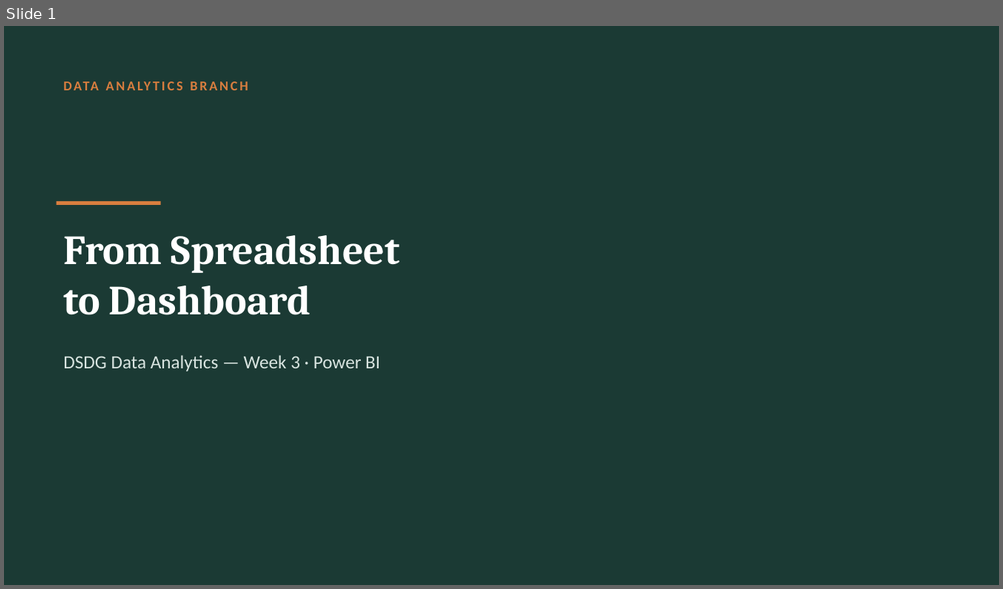
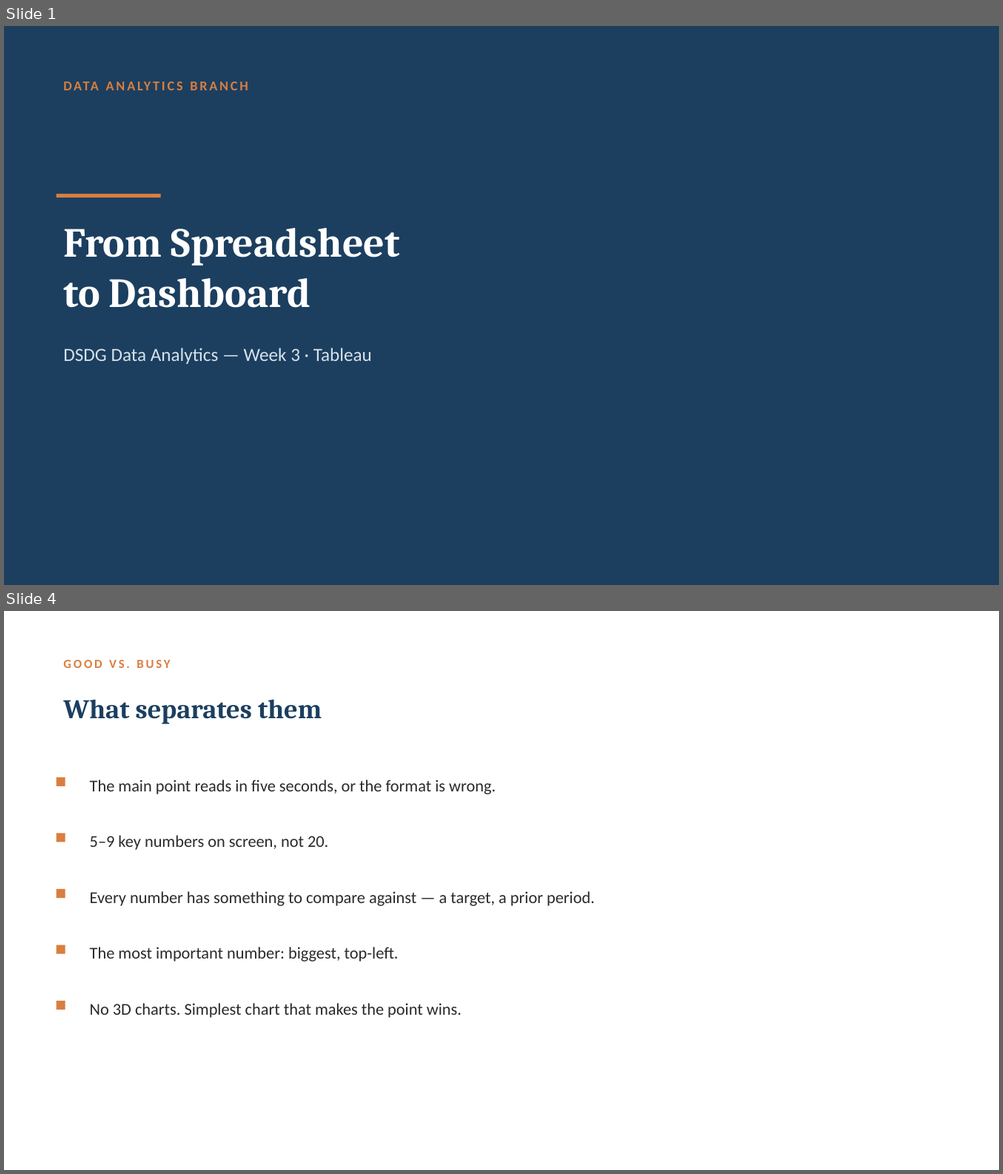
Before and after one commit to Zahi-Rahman/DSDG-Data-Analytics-Branch, a slide deck: week-03-tableau/slides/week-03-slides.pptx. Shown one above the other, each under a label of ours: slide 1 before the commit, slides 1 and 4 after it; the slides between them are not shown. The pictures are 1003x589 and 1003x1174 pixels, drawn with LibreOffice and Linux fonts; fonts in the diff are those of the drawing. Boxes give left, top, right and bottom in pixels: in the first picture for what was removed or moved away, otherwise in the second. Text is boxed around its words. In the diff, an @@ line names an element or a change of style, - is before the commit and + after.

Commit message:
Migrate Week 3 from Power BI to Tableau, add dashboard design section and cheat sheet

```diff
--- a/week-03-tableau/slides/week-03-slides.pptx
+++ b/week-03-tableau/slides/week-03-slides.pptx
@@ slide 4 added at (4, 611, 999, 1170), background #FFFFFF @@
@@ text added at (63, 660, 170, 668), 12 pt, text #D97E3F, bold @@
+GOOD VS. BUSY
@@ text added at (63, 699, 321, 724), 26 pt, text #1C3F60, bold @@
+What separates them
@@ rectangle added at (57, 777, 65, 786), fill #D97E3F @@
@@ text added at (90, 780, 495, 795), 16 pt, text #2A2A2A @@
+The main point reads in five seconds, or the format is wrong.
@@ rectangle added at (57, 833, 65, 843), fill #D97E3F @@
@@ text added at (90, 835, 328, 850), 16 pt, text #2A2A2A @@
+5–9 key numbers on screen, not 20.
@@ rectangle added at (57, 889, 65, 898), fill #D97E3F @@
@@ text added at (90, 891, 595, 906), 16 pt, text #2A2A2A @@
+Every number has something to compare against — a target, a prior period.
@@ rectangle added at (57, 945, 65, 954), fill #D97E3F @@
@@ text added at (90, 947, 398, 962), 16 pt, text #2A2A2A @@
+The most important number: biggest, top-left.
@@ rectangle added at (57, 1001, 65, 1010), fill #D97E3F @@
@@ text added at (90, 1003, 461, 1018), 16 pt, text #2A2A2A @@
+No 3D charts. Simplest chart that makes the point wins.
@@ slide 1 changed as well @@
@@ background #1B3A34 to #1C3F60 @@
@@ rectangle: place and size @@
-rectangle at (57, 201, 161, 205)
+rectangle at (57, 194, 161, 198)
@@ text "From Spreadsheet": place and size @@
-text "From Spreadsheet" at (63, 235, 400, 315)
+text "From Spreadsheet" at (63, 228, 400, 308)
@@ text at (63, 348, 372, 361): text changed; text colour #D8E4E0 to #D6E2EA @@
-DSDG Data Analytics — Week 3 · Power BI
+DSDG Data Analytics — Week 3 · Tableau
```
Also in this commit, not shown: 6 other slides added, 6 slides removed, 4 other files.
